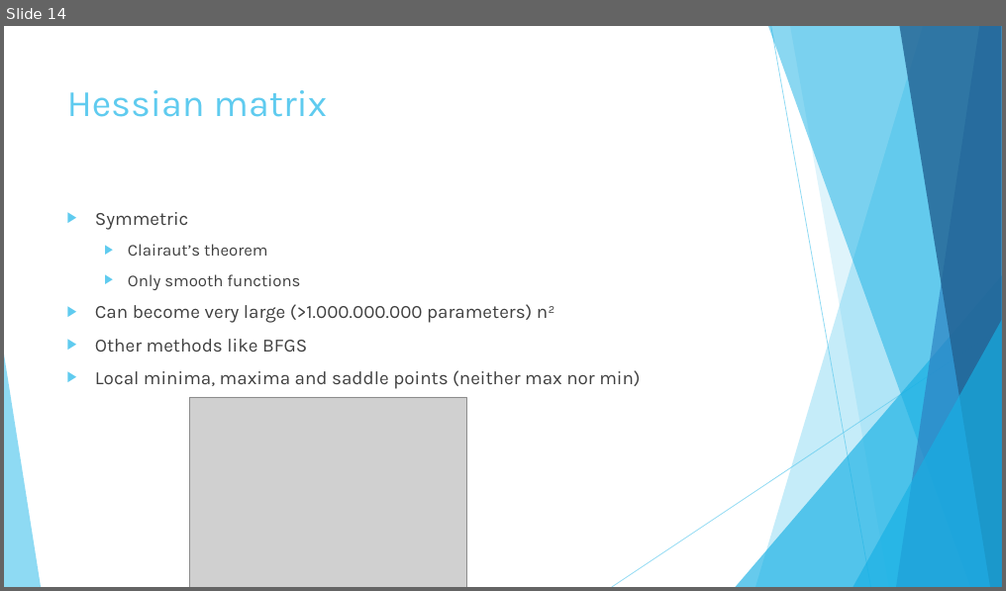
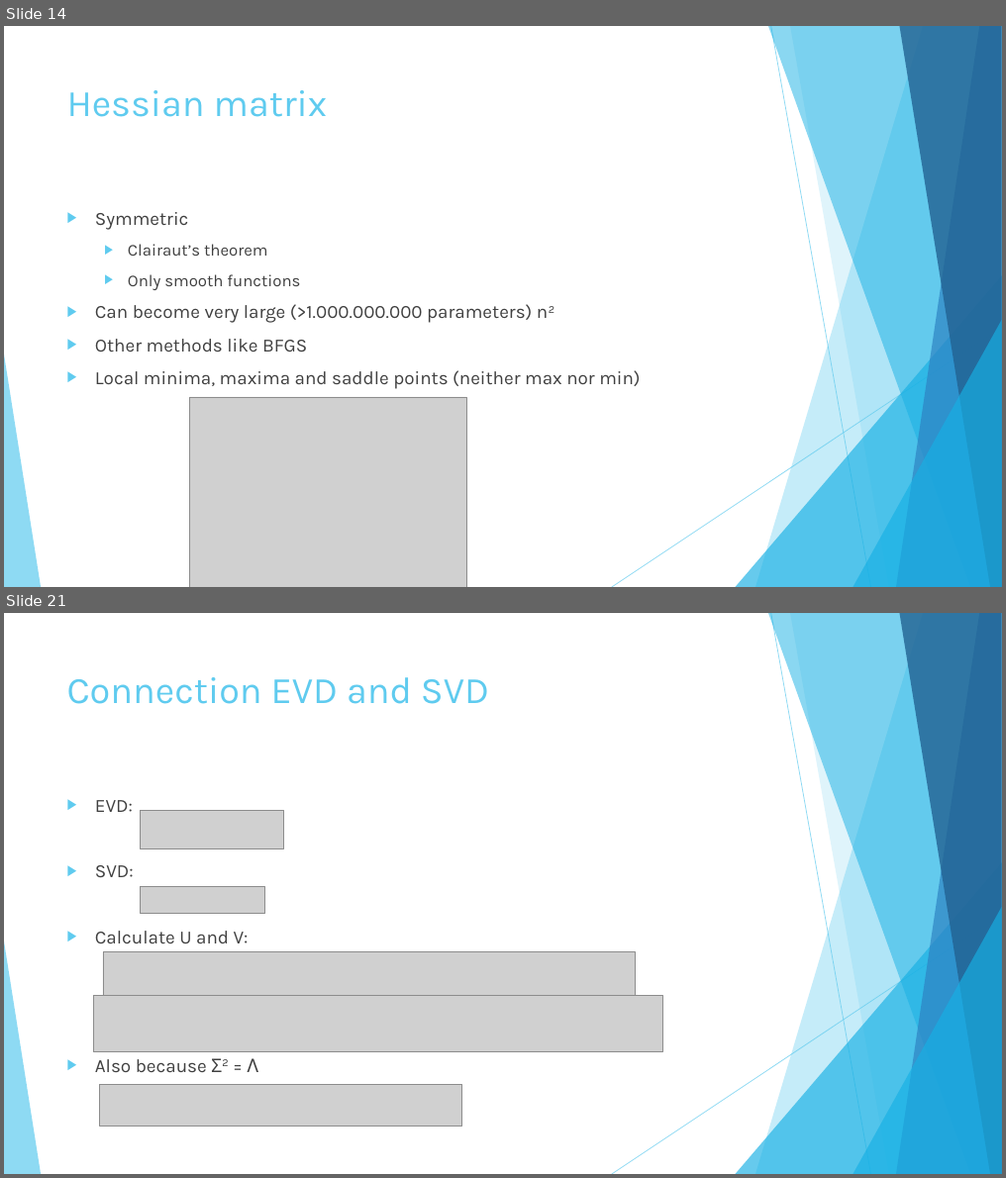
Before and after one commit to johnstegink/ReportAI2025, a slide deck: Presentatie.pptx. Shown one above the other, each under a label of ours: slide 14 before the commit, slides 14 and 21 after it; the slides between them are not shown. The pictures are 1006x591 and 1006x1178 pixels, drawn with LibreOffice and Linux fonts; fonts in the diff are those of the drawing; grey boxes stand for pictures. Boxes give left, top, right and bottom in pixels: in the first picture for what was removed or moved away, otherwise in the second. Text is boxed around its words. In the diff, an @@ line names an element or a change of style, - is before the commit and + after.

```diff
--- a/Presentatie.pptx
+++ b/Presentatie.pptx
@@ slide 21 added at <box>4,613,1002,1174</box>, background #FFFFFF; not listed: 10 template elements that a slide beside it also shows @@
@@ title added at <box>67,677,489,704</box>, 36 pt, text #5FCBEF @@
+Connection EVD and SVD
@@ text added at <box>95,800,258,1072</box>, 18 pt, text #404040 @@
+▶ EVD:
+▶ SVD:
+▶ Calculate U and V:
+▶ Also because Σ2 = Λ
@@ picture added at <box>141,811,283,849</box> @@
@@ picture added at <box>141,887,265,914</box> @@
@@ picture added at <box>103,953,635,1001</box> @@
@@ picture added at <box>93,995,662,1053</box> @@
@@ picture added at <box>100,1084,462,1127</box> @@
```
Also in this commit, not shown: 10 other slides added, 9 slides removed, 2 other files.
